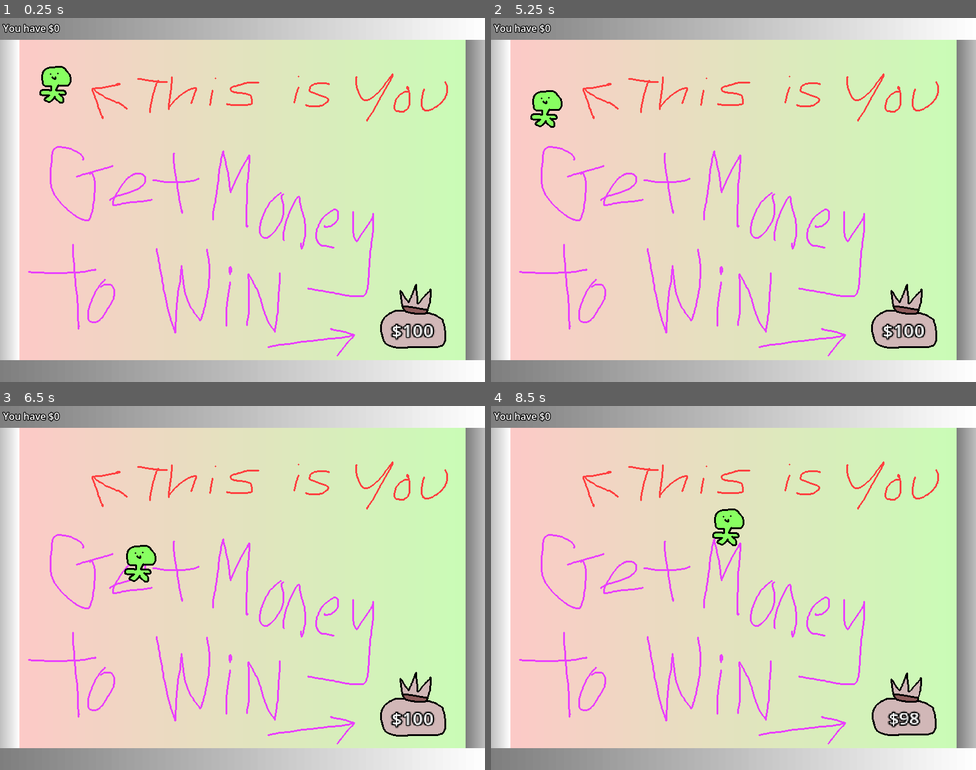
Above: before the commit, frames 1-4 (two rows, left to right).
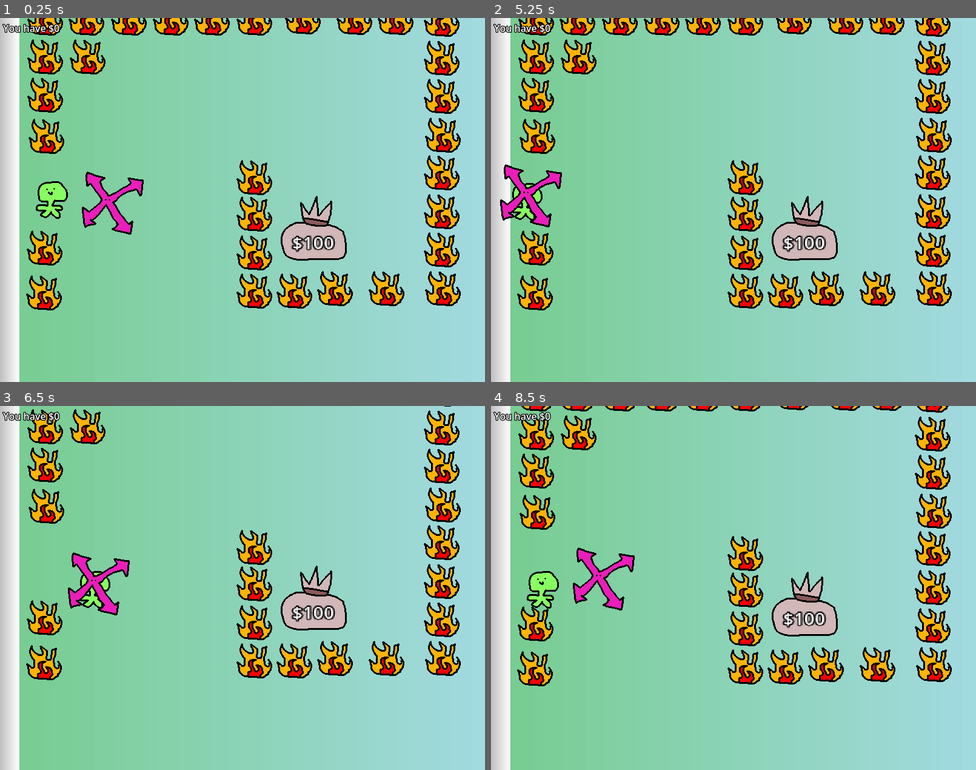
Above: after the commit, the same moments.

Repository: denniscarr/mask
Game: Godot game, scene res://global/main.tscn
Same seed, same stepped clock (60 frames per second), same inputs: the game is played once before the commit and once after it.
Inputs:
- Up to frame 1 (0.25 s): no input
- Up to frame 2 (5.25 s): tap Enter at 0.5 s; hold Right (right) 0.53-1.28 s; hold Down (down) 1.28-2.03 s; hold Right (right) 2.03-2.78 s; hold Up (up) 2.78-3.53 s; hold Left (left) 3.53-5.03 s; hold Down (down) from 5.03 s (still down)
- Up to frame 3 (6.5 s): release Down (down) at 5.78 s; hold Right (right) from 5.78 s (still down)
- Up to frame 4 (8.5 s): release Right (right) at 6.53 s; hold Up (up) 6.53-7.28 s; hold Right (right) 7.28-8.03 s; hold Down (down) from 8.03 s (still down)

The runs differ from the first frame. In frame 1, 96% of the frame differs, in the area x 0-100%, y 0-100%; in frame 2, 96%; in frame 3, 96%; in frame 4, 96%.

Commit message:
Add support for scrolling levels

Diff:
--- a/global/game_manager.gd
+++ b/global/game_manager.gd
@@ -2,6 +2,7 @@
 
 @export var _levels: Array[PackedScene]
 
+@export_category("Node References")
 @export var _money_label: Label
 
 var _current_level: Level
@@ -29,6 +30,8 @@
 	_current_level.request_restart.connect(_on_level_request_restart)
 	_current_level.win.connect(_on_level_win)
 
+	_current_level.start()
+
 
 func _on_level_request_restart():
 	_load_level(_current_level_index)
--- a/global/main.tscn
+++ b/global/main.tscn
@@ -1,19 +1,16 @@
 [gd_scene format=3 uid="uid://levf3rioxiao"]
 
 [ext_resource type="Script" uid="uid://di6ld7cv0tqw4" path="res://global/game_manager.gd" id="1_bty66"]
-[ext_resource type="PackedScene" uid="uid://pinr246bt2f3" path="res://level/level_intro.tscn" id="2_f1asi"]
 [ext_resource type="PackedScene" uid="uid://ddoh8hmu3hd4n" path="res://level/level_fire.tscn" id="3_tfgyi"]
 [ext_resource type="PackedScene" uid="uid://ymwqmjvgna5r" path="res://level/level_mask_diag_1.tscn" id="4_hygse"]
+[ext_resource type="PackedScene" uid="uid://ba6pgcrxgwgqm" path="res://level/level_mask_diag_2.tscn" id="5_ehae2"]
 
 [node name="Main" type="Node2D" unique_id=1520077453]
 
 [node name="GameManager" type="Node" parent="." unique_id=1655480295 node_paths=PackedStringArray("_money_label")]
 script = ExtResource("1_bty66")
-_levels = Array[PackedScene]([ExtResource("2_f1asi"), ExtResource("3_tfgyi"), ExtResource("4_hygse")])
+_levels = Array[PackedScene]([ExtResource("5_ehae2"), ExtResource("3_tfgyi"), ExtResource("4_hygse"), ExtResource("5_ehae2")])
 _money_label = NodePath("../CanvasLayer/MarginContainer/PlayerMoney")
-
-[node name="Camera2D" type="Camera2D" parent="." unique_id=2021046661]
-anchor_mode = 0
 
 [node name="CanvasLayer" type="CanvasLayer" parent="." unique_id=640668116]
 
--- a/level/level.gd
+++ b/level/level.gd
@@ -6,9 +6,13 @@
 
 enum State { START, GAMEPLAY, DEATH, WIN }
 
+const SCREEN_SIZE: Vector2 = Vector2(800, 600)
+
 @export var _player: Player
 @export var _goal: Goal
 @export var _win_screen: WinScreen
+@export var _bg_tex: TextureRect
+@export var _cam: Camera2D
 
 var _state: State = State.START
 
@@ -18,7 +22,16 @@
 	_player.died.connect(_on_player_died)
 
 
+func _physics_process(_delta: float) -> void:
+	if _state == State.GAMEPLAY:
+		if _player and not _player.is_queued_for_deletion():
+			_cam.global_position.x = _player.global_position.x - SCREEN_SIZE.x / 2
+			_cam.global_position.y = _player.global_position.y - SCREEN_SIZE.y / 2
+
+
 func start():
+	_cam.limit_right = int(_bg_tex.size.x - SCREEN_SIZE.x)
+	_cam.limit_bottom = int(_bg_tex.size.y - SCREEN_SIZE.y)
 	_state = State.GAMEPLAY
 
 
--- a/level/level_base.tscn
+++ b/level/level_base.tscn
@@ -17,17 +17,25 @@
 [sub_resource type="RectangleShape2D" id="RectangleShape2D_d8qi5"]
 size = Vector2(800, 72.26142)
 
-[node name="LevelBase" type="Node2D" unique_id=650837852 node_paths=PackedStringArray("_player", "_goal", "_win_screen")]
+[node name="LevelBase" type="Node2D" unique_id=650837852 node_paths=PackedStringArray("_player", "_goal", "_win_screen", "_bg_tex", "_cam")]
 script = ExtResource("1_d8qi5")
 _player = NodePath("Player")
 _goal = NodePath("Goal")
 _win_screen = NodePath("CanvasLayer/WinScreen")
+_bg_tex = NodePath("BGCanvasLayer/BGTextureRect")
+_cam = NodePath("Camera2D")
 
-[node name="Background" type="Sprite2D" parent="." unique_id=1273324262]
-z_index = -100
-position = Vector2(400, 300)
-scale = Vector2(13, 10.032)
-metadata/_edit_lock_ = true
+[node name="Camera2D" type="Camera2D" parent="." unique_id=1432128438]
+anchor_mode = 0
+limit_left = 0
+limit_top = 0
+
+[node name="BGCanvasLayer" type="CanvasLayer" parent="." unique_id=1087445996]
+layer = -100
+
+[node name="BGTextureRect" type="TextureRect" parent="BGCanvasLayer" unique_id=1647277329]
+offset_right = 800.0
+offset_bottom = 600.0
 
 [node name="Player" parent="." unique_id=14188593 instance=ExtResource("1_01rkt")]
 position = Vector2(173, 164)
--- a/level/level_fire.tscn
+++ b/level/level_fire.tscn
@@ -18,14 +18,17 @@
 position = Vector2(433, 90)
 texture = ExtResource("2_i06w6")
 
-[node name="Background" parent="." index="1" unique_id=1273324262]
+[node name="BGTextureRect" parent="BGCanvasLayer" parent_id_path=PackedInt32Array(1087445996) index="0" unique_id=1647277329]
+texture = SubResource("GradientTexture2D_rxx7b")
+
+[node name="Background" parent="." index="2" unique_id=1273324262]
 position = Vector2(400, 270.024)
 texture = SubResource("GradientTexture2D_rxx7b")
 
-[node name="Player" parent="." index="2" unique_id=14188593]
+[node name="Player" parent="." index="3" unique_id=14188593]
 position = Vector2(171, 287)
 
-[node name="Goal" parent="." index="3" unique_id=1783309156]
+[node name="Goal" parent="." index="4" unique_id=1783309156]
 position = Vector2(592, 363)
 
 [node name="CollisionShape2D" parent="Wall3" parent_id_path=PackedInt32Array(209035460) index="0" unique_id=2062842234]
--- a/level/level_intro.tscn
+++ b/level/level_intro.tscn
@@ -22,13 +22,16 @@
 position = Vector2(328, 370)
 texture = ExtResource("3_dq8bv")
 
-[node name="Background" parent="." index="2" unique_id=1273324262]
+[node name="TextureRect" parent="BGCanvasLayer" parent_id_path=PackedInt32Array(1087445996) index="0" unique_id=1647277329]
 texture = SubResource("GradientTexture2D_nkp0b")
 
-[node name="Player" parent="." index="3" unique_id=14188593]
+[node name="Background" parent="." index="3" unique_id=1273324262]
+texture = SubResource("GradientTexture2D_nkp0b")
+
+[node name="Player" parent="." index="4" unique_id=14188593]
 position = Vector2(89, 110)
 
-[node name="Goal" parent="." index="4" unique_id=1783309156]
+[node name="Goal" parent="." index="5" unique_id=1783309156]
 position = Vector2(682, 493)
 
 [node name="CollisionShape2D" parent="Wall3" parent_id_path=PackedInt32Array(209035460) index="0" unique_id=2062842234]
--- a/level/level_mask_diag_1.tscn
+++ b/level/level_mask_diag_1.tscn
@@ -19,8 +19,7 @@
 position = Vector2(433, 90)
 texture = ExtResource("2_vd4ya")
 
-[node name="Background" parent="." index="1" unique_id=1273324262]
-position = Vector2(400, 270.024)
+[node name="BGTextureRect" parent="BGCanvasLayer" parent_id_path=PackedInt32Array(1087445996) index="0" unique_id=1647277329]
 texture = SubResource("GradientTexture2D_rxx7b")
 
 [node name="Player" parent="." index="2" unique_id=14188593]
--- /dev/null
+++ b/level/level_mask_diag_2.tscn
@@ -0,0 +1,144 @@
+[gd_scene format=3 uid="uid://ba6pgcrxgwgqm"]
+
+[ext_resource type="PackedScene" uid="uid://3blnnw81pji4" path="res://level/level_base.tscn" id="1_uqfuw"]
+[ext_resource type="Texture2D" uid="uid://bhsqydrxupanq" path="res://sprites/tutorial_3.png" id="2_kjige"]
+[ext_resource type="PackedScene" uid="uid://ce3p0qo2o6388" path="res://fire/fire.tscn" id="3_7c7t0"]
+[ext_resource type="PackedScene" uid="uid://c52qe8kg8pvwi" path="res://mask/mask_x.tscn" id="4_nxnle"]
+
+[sub_resource type="Gradient" id="Gradient_1uhir"]
+colors = PackedColorArray(0.46400005, 0.8, 0.5592, 1, 0.7, 0.87500006, 1, 1)
+
+[sub_resource type="GradientTexture2D" id="GradientTexture2D_rxx7b"]
+gradient = SubResource("Gradient_1uhir")
+
+[node name="LevelMaskDiag2" unique_id=650837852 instance=ExtResource("1_uqfuw")]
+
+[node name="Tutorial1" type="Sprite2D" parent="." index="0" unique_id=1409912106]
+visible = false
+modulate = Color(1, 0.25, 0.25, 1)
+position = Vector2(433, 90)
+texture = ExtResource("2_kjige")
+
+[node name="BGTextureRect" parent="BGCanvasLayer" parent_id_path=PackedInt32Array(1087445996) index="0" unique_id=1647277329]
+offset_right = 1106.0
+offset_bottom = 999.0
+texture = SubResource("GradientTexture2D_rxx7b")
+
+[node name="Player" parent="." index="3" unique_id=14188593]
+position = Vector2(83, 374)
+
+[node name="Goal" parent="." index="4" unique_id=1783309156]
+position = Vector2(518, 422)
+
+[node name="Wall" parent="." index="5" unique_id=1371383925]
+position = Vector2(0, 522)
+scale = Vector2(1, 1.6800019)
+
+[node name="Wall2" parent="." index="6" unique_id=72683383]
+position = Vector2(1109, 522)
+scale = Vector2(1, 1.6800019)
+
+[node name="Wall3" parent="." index="7" unique_id=209035460]
+position = Vector2(560, 0)
+scale = Vector2(1.5599995, 1)
+
+[node name="CollisionShape2D" parent="Wall3" index="0" unique_id=2062842234]
+position = Vector2(0, 2)
+
+[node name="Fire" parent="." index="8" unique_id=873811837 instance=ExtResource("3_7c7t0")]
+position = Vector2(419, 529)
+
+[node name="Fire2" parent="." index="9" unique_id=846005680 instance=ExtResource("3_7c7t0")]
+position = Vector2(419, 466)
+
+[node name="Fire3" parent="." index="10" unique_id=690007229 instance=ExtResource("3_7c7t0")]
+position = Vector2(419, 402)
+
+[node name="Fire6" parent="." index="11" unique_id=1665729759 instance=ExtResource("3_7c7t0")]
+position = Vector2(485, 529)
+
+[node name="Fire38" parent="." index="12" unique_id=2039130963 instance=ExtResource("3_7c7t0")]
+position = Vector2(419, 342)
+
+[node name="Fire56" parent="." index="13" unique_id=1908014645 instance=ExtResource("3_7c7t0")]
+position = Vector2(552, 525)
+
+[node name="Fire57" parent="." index="14" unique_id=1314069007 instance=ExtResource("3_7c7t0")]
+position = Vector2(637, 525)
+
+[node name="Fire47" parent="." index="15" unique_id=514007917 instance=ExtResource("3_7c7t0")]
+position = Vector2(144, 143)
+
+[node name="Fire42" parent="." index="16" unique_id=262665079 instance=ExtResource("3_7c7t0")]
+position = Vector2(499, 77)
+
+[node name="Fire13" parent="." index="17" unique_id=801531481 instance=ExtResource("3_7c7t0")]
+position = Vector2(72, 532)
+scale = Vector2(1.005102, 1)
+
+[node name="Fire14" parent="." index="18" unique_id=955903662 instance=ExtResource("3_7c7t0")]
+position = Vector2(73, 458)
+
+[node name="Fire15" parent="." index="19" unique_id=1669952451 instance=ExtResource("3_7c7t0")]
+position = Vector2(76, 274)
+
+[node name="Fire21" parent="." index="20" unique_id=332035241 instance=ExtResource("3_7c7t0")]
+position = Vector2(142, 79)
+
+[node name="Fire22" parent="." index="21" unique_id=1655902955 instance=ExtResource("3_7c7t0")]
+position = Vector2(74, 206)
+
+[node name="Fire23" parent="." index="22" unique_id=782294540 instance=ExtResource("3_7c7t0")]
+position = Vector2(74, 143)
+
+[node name="Fire24" parent="." index="23" unique_id=1857445827 instance=ExtResource("3_7c7t0")]
+position = Vector2(74, 79)
+
+[node name="Fire27" parent="." index="24" unique_id=398684764 instance=ExtResource("3_7c7t0")]
+position = Vector2(212, 79)
+
+[node name="Fire31" parent="." index="25" unique_id=16857862 instance=ExtResource("3_7c7t0")]
+position = Vector2(349, 79)
+
+[node name="Fire40" parent="." index="26" unique_id=1548416900 instance=ExtResource("3_7c7t0")]
+position = Vector2(281, 79)
+
+[node name="Fire41" parent="." index="27" unique_id=1314675067 instance=ExtResource("3_7c7t0")]
+position = Vector2(419, 79)
+
+[node name="Fire30" parent="." index="28" unique_id=250658036 instance=ExtResource("3_7c7t0")]
+position = Vector2(652, 78)
+
+[node name="Fire33" parent="." index="29" unique_id=1474878836 instance=ExtResource("3_7c7t0")]
+position = Vector2(584, 78)
+
+[node name="Fire34" parent="." index="30" unique_id=1262097302 instance=ExtResource("3_7c7t0")]
+position = Vector2(728, 208)
+
+[node name="Fire48" parent="." index="31" unique_id=75882258 instance=ExtResource("3_7c7t0")]
+position = Vector2(730, 272)
+
+[node name="Fire35" parent="." index="32" unique_id=1846596954 instance=ExtResource("3_7c7t0")]
+position = Vector2(728, 145)
+
+[node name="Fire36" parent="." index="33" unique_id=116447083 instance=ExtResource("3_7c7t0")]
+position = Vector2(728, 81)
+
+[node name="Fire49" parent="." index="34" unique_id=1091862885 instance=ExtResource("3_7c7t0")]
+position = Vector2(728, 461)
+
+[node name="Fire50" parent="." index="35" unique_id=1064286670 instance=ExtResource("3_7c7t0")]
+position = Vector2(730, 525)
+
+[node name="Fire51" parent="." index="36" unique_id=1339663439 instance=ExtResource("3_7c7t0")]
+position = Vector2(728, 398)
+
+[node name="Fire52" parent="." index="37" unique_id=413969388 instance=ExtResource("3_7c7t0")]
+position = Vector2(728, 334)
+
+[node name="MaskDiag" parent="." index="38" unique_id=1223717646 instance=ExtResource("4_nxnle")]
+position = Vector2(178, 375)
+
+[node name="Wall4" parent="." index="39" unique_id=1922346968]
+position = Vector2(553, 1001)
+scale = Vector2(1.64, 1)
